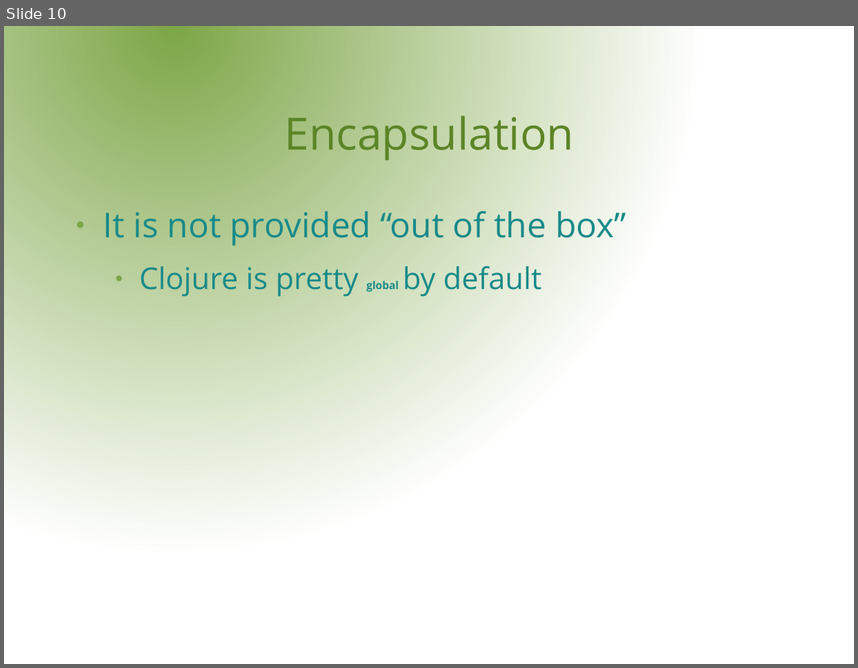
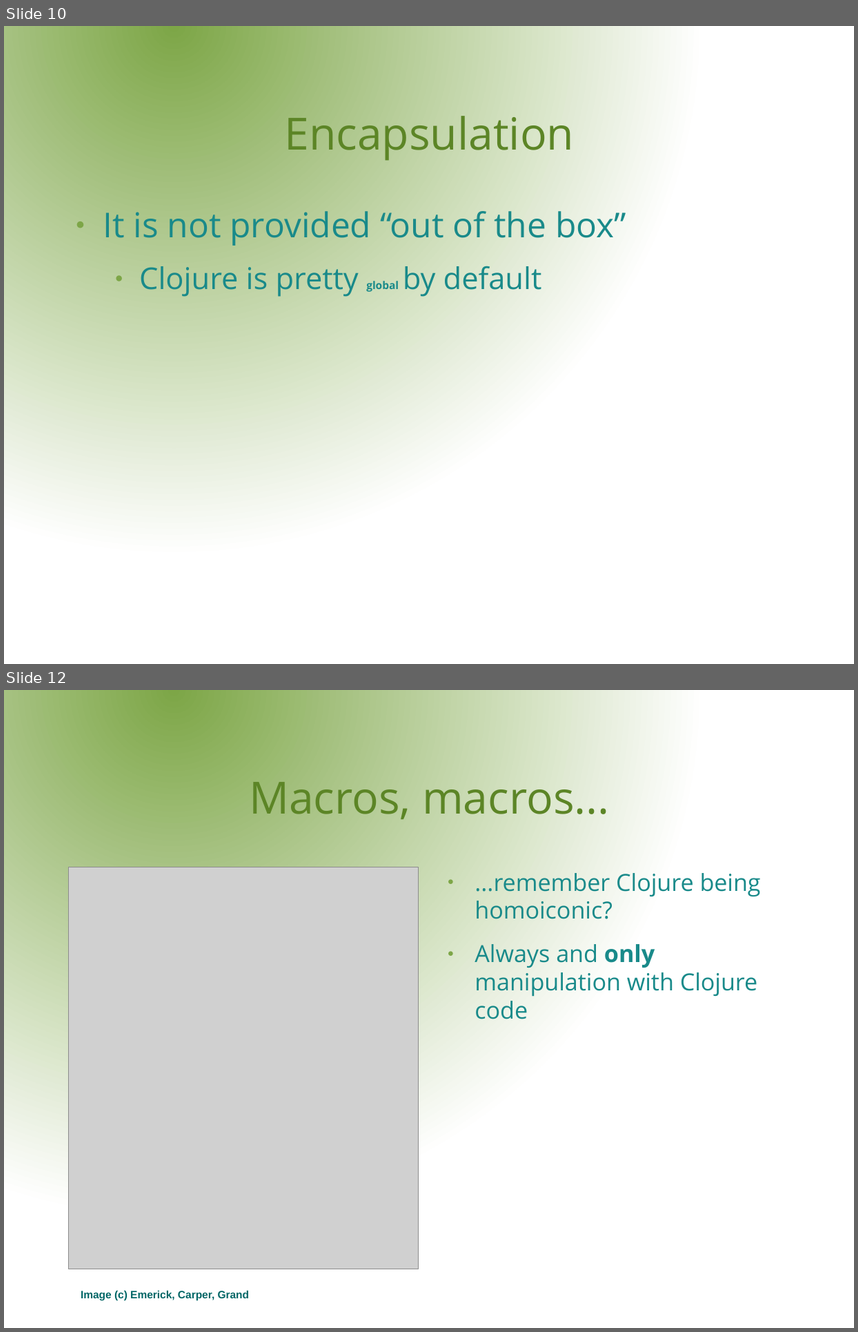
Before and after one commit to rssole/voxxed, a slide deck: resources/presentation/VoxxedDays.odp. Shown one above the other, each under a label of ours: slide 10 before the commit, slides 10 and 12 after it; the slides between them are not shown. The pictures are 858x668 and 858x1332 pixels, drawn with LibreOffice and Linux fonts; fonts in the diff are those of the drawing; grey boxes stand for pictures; background and template pictures are left out. Boxes give left, top, right and bottom in pixels: in the first picture for what was removed or moved away, otherwise in the second. Text is boxed around its words. In the diff, an @@ line names an element or a change of style, - is before the commit and + after.

```diff
--- a/resources/presentation/VoxxedDays.odp
+++ b/resources/presentation/VoxxedDays.odp
@@ slide 12 added at (x1=4, y1=690, x2=854, y2=1328), background gradient #7DA647 to #FFFFFF @@
@@ title added at (x1=249, y1=782, x2=610, y2=819), 41.4 pt, text #5C8526 @@
+Macros, macros...
@@ picture added at (x1=69, y1=867, x2=418, y2=1270) @@
@@ text added at (x1=475, y1=873, x2=761, y2=1019), 22 pt, text #198A8A @@
+● ...remember Clojure being homoiconic?
+● Always and only manipulation with Clojure code
@@ text added at (x1=81, y1=1290, x2=250, y2=1301), 10 pt, text #006666, bold @@
+Image (c) Emerick, Carper, Grand
```
Also in this commit, not shown: 1 slide changed, 5 other slides added, 1 other file.
